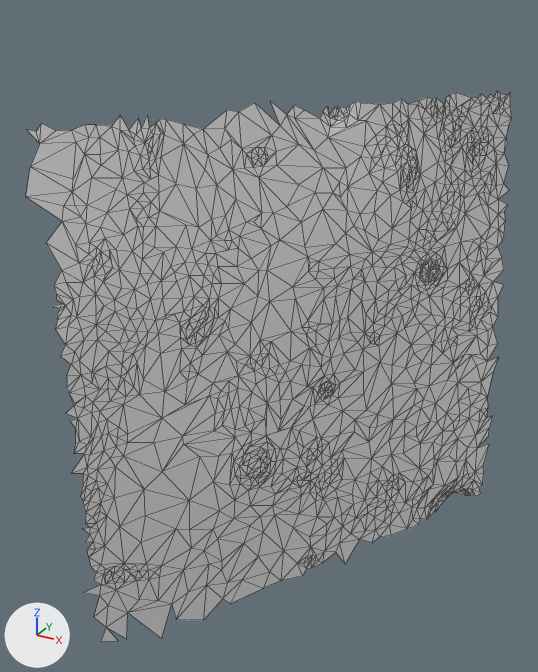
A saved change to the glTF model moon small_tiles/tile_182.glb.
One viewpoint serves both versions: a 50 mm lens placed at (27.62, -21.16, 5.9), pointed at (24.19, -14.92, 2.78). Every picture has the same lights, and +X, +Y and +Z are marked at lower left. The older version comes first. Mesh edges are drawn as thin lines. Vertices at exactly the same position are counted once.

Before the edit, the objects in view are built like this:
```python
me_t182 = bpy.data.meshes.new('t182')
me_t182.from_pydata(...)  # 1446 vertices, 2692 faces; spans x 23.04..26.12, y -17.06..-12.41, z -0.25..5.14
ob_t182 = bpy.data.objects.new('t182', me_t182)
ob_t182.location = (0.0, 0.0, 0.0)
```
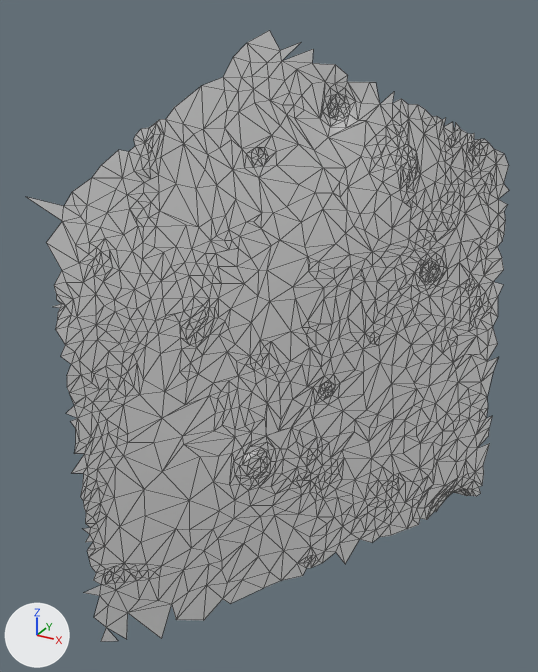
The change, as a diff of the scene's bpy script:
```diff
--- a/moon small_tiles/tile_182.glb.py
+++ b/moon small_tiles/tile_182.glb.py
@@ me_t182 @@
 # used by ob_t182; location = (0.0, 0.0, 0.0)
-me_t182.from_pydata(...)  # 1446 vertices, 2692 faces; spans x 23.04..26.12, y -17.06..-12.41, z -0.25..5.14
+me_t182.from_pydata(...)  # 1409 vertices, 2633 faces; spans x 23.07..26.12, y -17.06..-12.41, z -0.25..5.72
+# me_t182 part 1
+# 83 vertices are removed from x 23.04..25.87, y -16.83..-12.42, z 4.52..5.1
+# 158 faces are deleted
+# 46 vertices are added at x 23.75..24.99, y -15.78..-13.83, z 5.06..5.72
+# 99 new faces join them
```

Pixel boxes [x1, y1, x2, y2] of what changed, in the pictures (538 x 672 px):
't182', reshaped (11% taller)
    before: [26, 91, 512, 642]
    after: [27, 30, 509, 642]
part 1 of me_t182, reshaped
    before: [26, 91, 512, 206]
    after: [166, 30, 394, 129]
